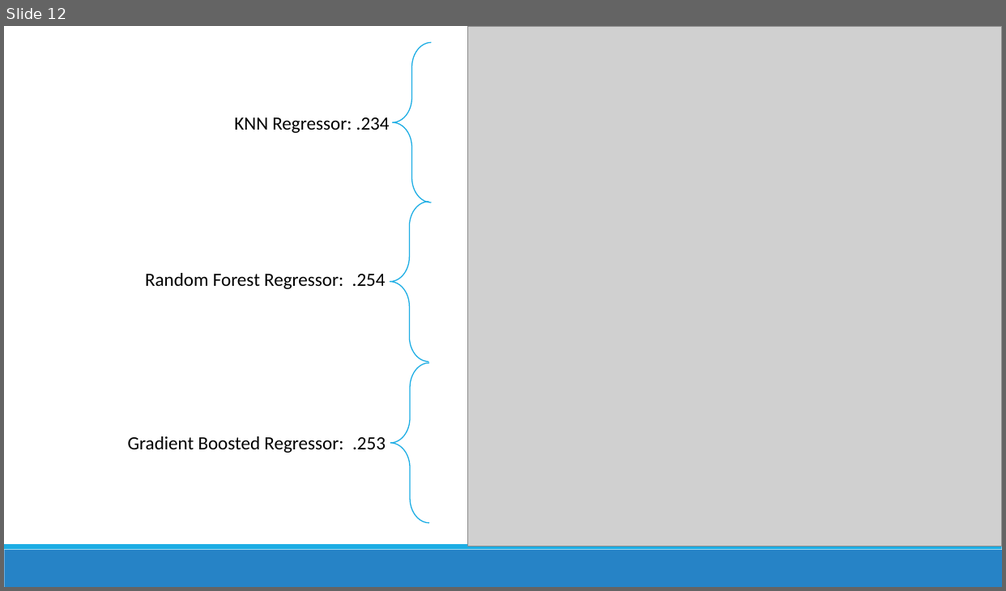
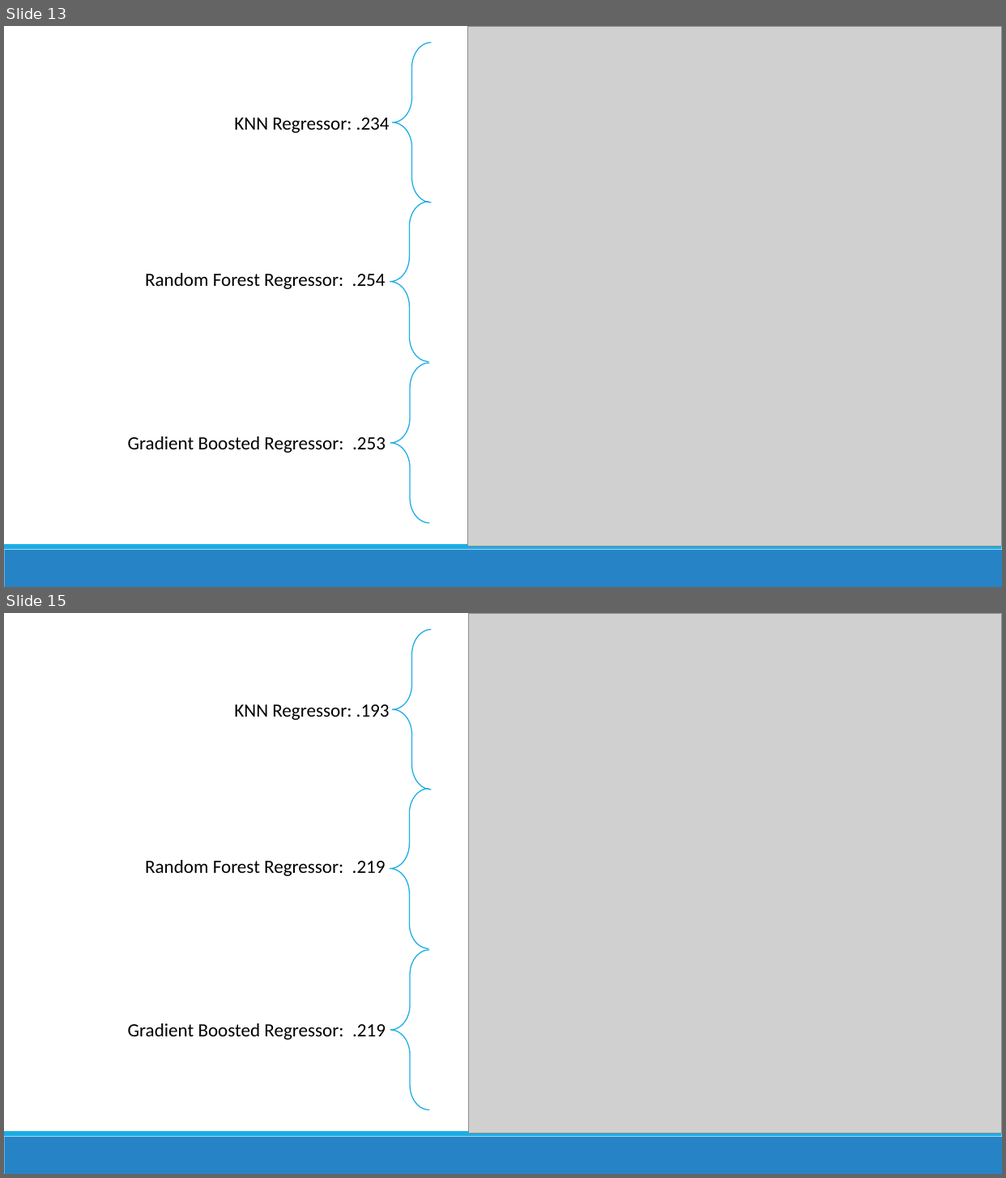
Before and after one commit to conditg/predicting-disruption, a slide deck: Capstone.pptx. Shown one above the other, each under a label of ours: slide 12 before the commit, slides 13 and 15 after it; the slides between them are not shown. The pictures are 1006x591 and 1006x1178 pixels, drawn with LibreOffice and Linux fonts; fonts in the diff are those of the drawing; grey boxes stand for pictures. Boxes give left, top, right and bottom in pixels: in the first picture for what was removed or moved away, otherwise in the second. Text is boxed around its words. In the diff, an @@ line names an element or a change of style, - is before the commit and + after.

```diff
--- a/Capstone.pptx
+++ b/Capstone.pptx
@@ slide 15 added at [4,613,1002,1174], background #FFFFFF; not listed: 2 template elements that a slide beside it also shows @@
@@ right brace added at [393,629,432,790], outline #1CADE4 1 pt @@
@@ picture added at [469,614,1002,1133] @@
@@ text added at [234,705,390,720], 18 pt, text #000000 @@
+KNN Regressor: .193
@@ rectangle added at [74,749,937,761], fill #FFFFFF, outline #FFFFFF 1.25 pt @@
@@ right brace added at [390,789,429,949], outline #1CADE4 1 pt @@
@@ text added at [145,860,386,876], 18 pt, text #000000 @@
+Random Forest Regressor: .219
@@ right brace added at [390,950,429,1110], outline #1CADE4 1 pt @@
@@ text added at [128,1024,386,1040], 18 pt, text #000000 @@
+Gradient Boosted Regressor: .219
@@ what was slide 12 is now slide 13 @@
```
Also in this commit, not shown: 3 slides changed, 9 other slides added, 2 other files.
